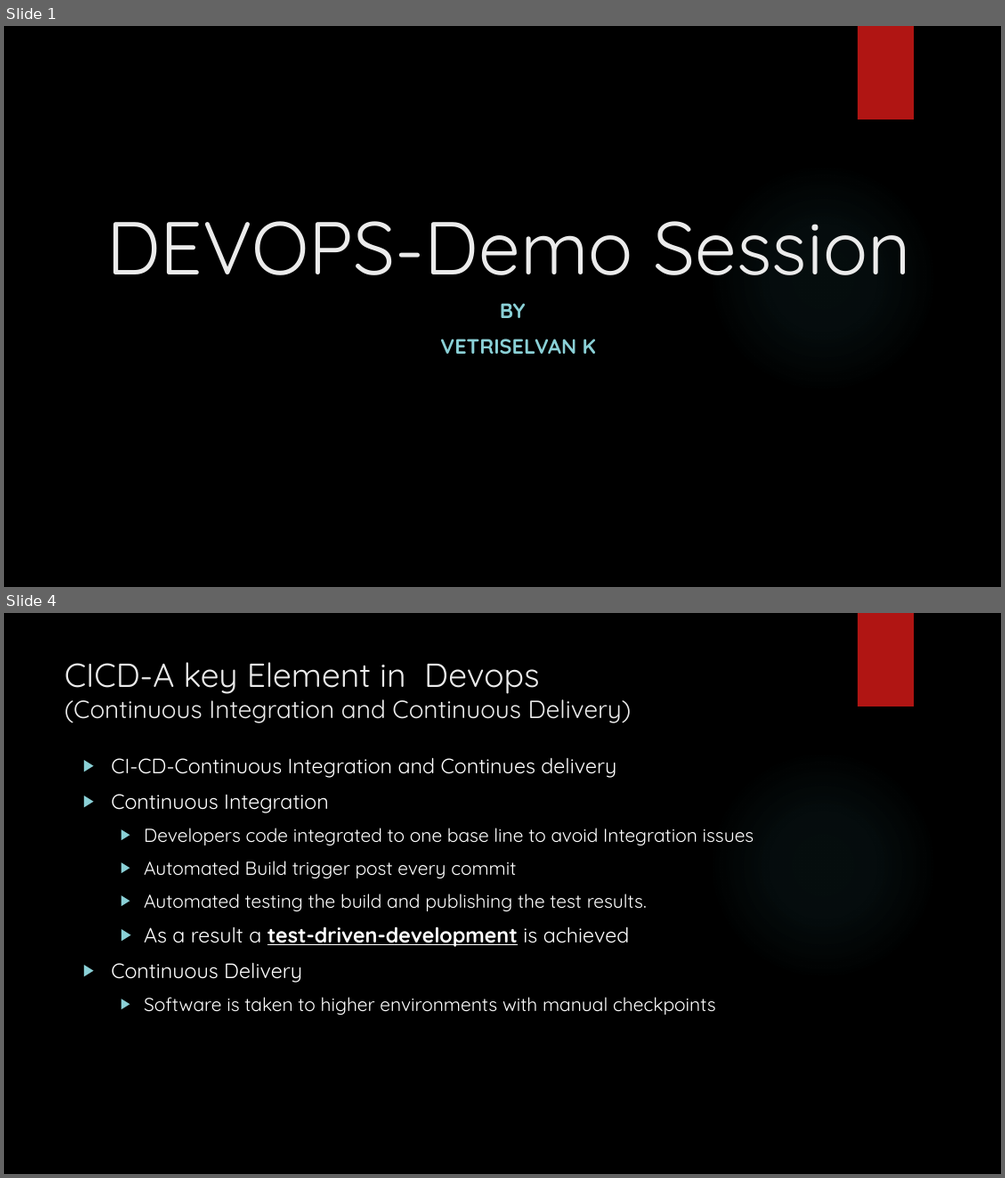
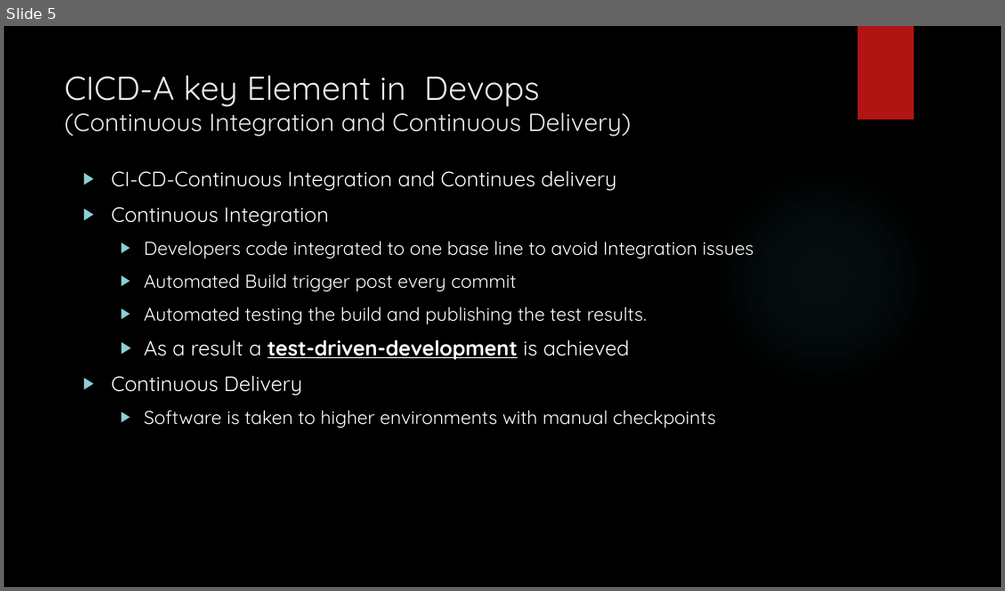
Before and after one commit to vetritamil2425/Uploads, a slide deck: DEVOPS-Demo Session.pptx. Shown one above the other, each under a label of ours: slides 1 and 4 before the commit, slide 5 after it; the slides between them are not shown. The pictures are 1005x1178 and 1005x591 pixels, drawn with LibreOffice and Linux fonts; fonts in the diff are those of the drawing; background and template pictures are left out. Boxes give left, top, right and bottom in pixels: in the first picture for what was removed or moved away, otherwise in the second. Text is boxed around its words. In the diff, an @@ line names an element or a change of style, - is before the commit and + after.

```diff
--- a/DEVOPS-Demo Session.pptx
+++ b/DEVOPS-Demo Session.pptx
@@ slide 1 removed at (4, 26, 1001, 587), background picture (left out); not listed: 2 template elements that a slide beside it also shows @@
@@ title removed at (106, 221, 911, 275) @@
-DEVOPS-Demo Session
@@ subtitle removed at (440, 303, 596, 354) @@
-BY
-VETRISELVAN K
@@ what was slide 4 is now slide 5 @@
```
Also in this commit, not shown: 3 slides changed, 7 slides added, 1 other slide removed.
